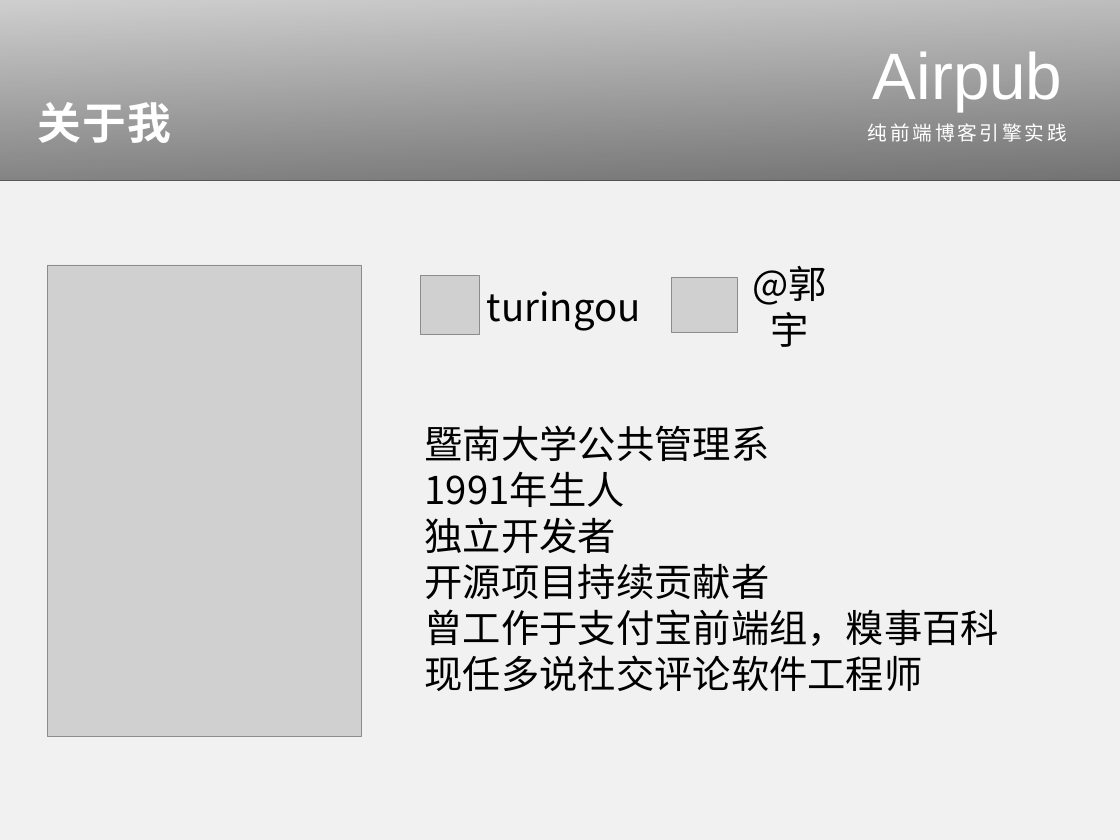
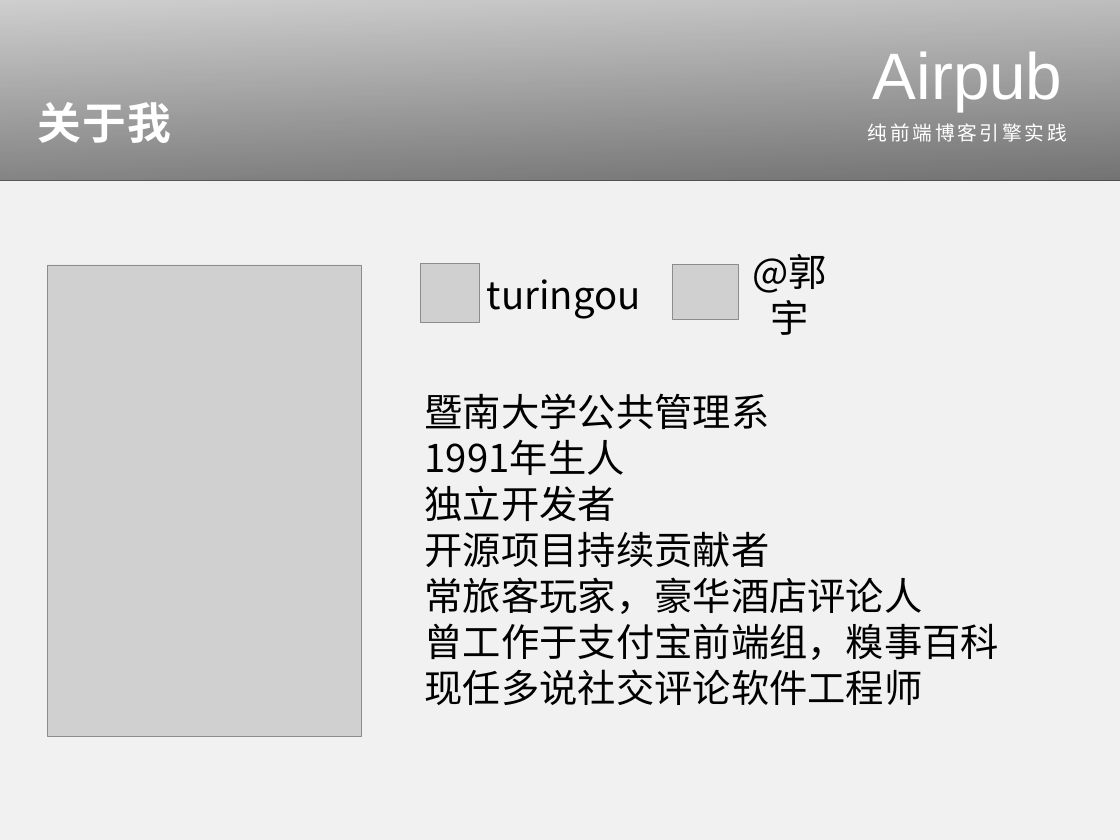
Before and after one commit to guo-yu/QConShanghai-2014, a slide deck: slide 2 of powerpoint/airpub.pptx. Drawn at 1120x840 pixels with LibreOffice and Linux fonts; fonts in the diff are those of the drawing; grey boxes stand for pictures. Boxes give left, top, right and bottom in pixels: in the first picture for what was removed or moved away, otherwise in the second. Text is boxed around its words. In the diff, an @@ line names an element or a change of style, - is before the commit and + after.

```diff
--- a/powerpoint/airpub.pptx
+++ b/powerpoint/airpub.pptx
@@ picture: place and size @@
-picture at box(420, 276, 479, 335)
+picture at box(420, 264, 479, 323)
@@ 2 texts, 1 picture: place and size @@
-2 texts, 1 picture at box(487, 266, 827, 347)
+2 texts, 1 picture at box(487, 254, 827, 335)
@@ text "暨南大学公共管理系": place and size @@
-text "暨南大学公共管理系" at box(425, 425, 999, 691)
+text "暨南大学公共管理系" at box(425, 393, 999, 705)
@@ text at box(425, 577, 923, 614): paragraph added @@
+常旅客玩家，豪华酒店评论人
```
Also in this commit, not shown: 8 other slides changed, 2 slides added, 43 other files.
